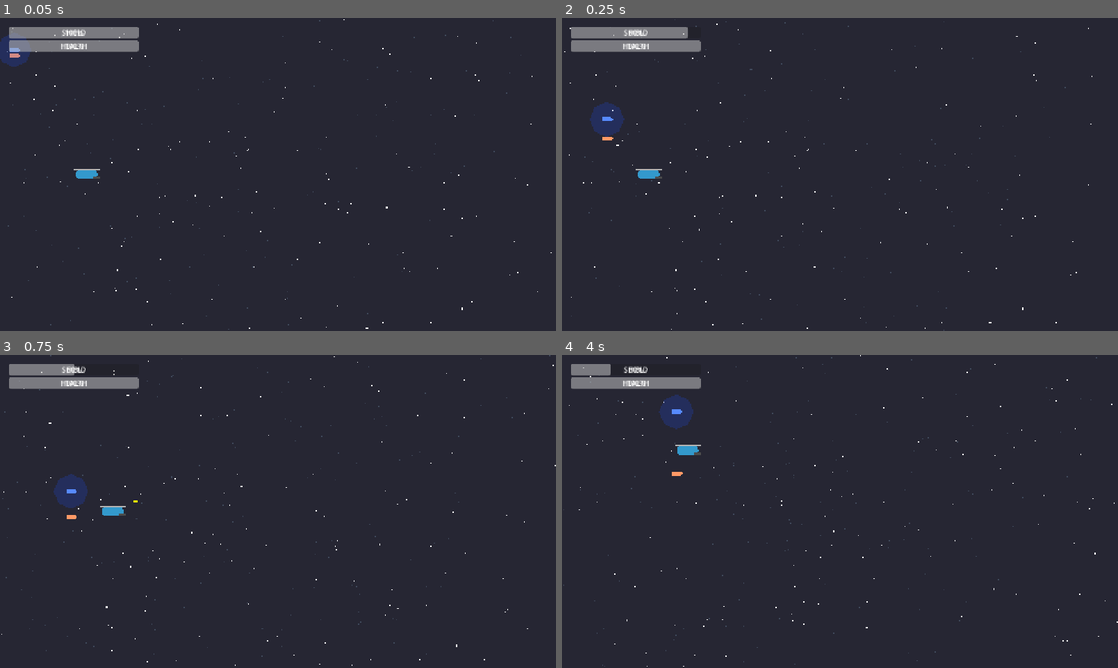
Above: before the commit, frames 1-4 (two rows, left to right).
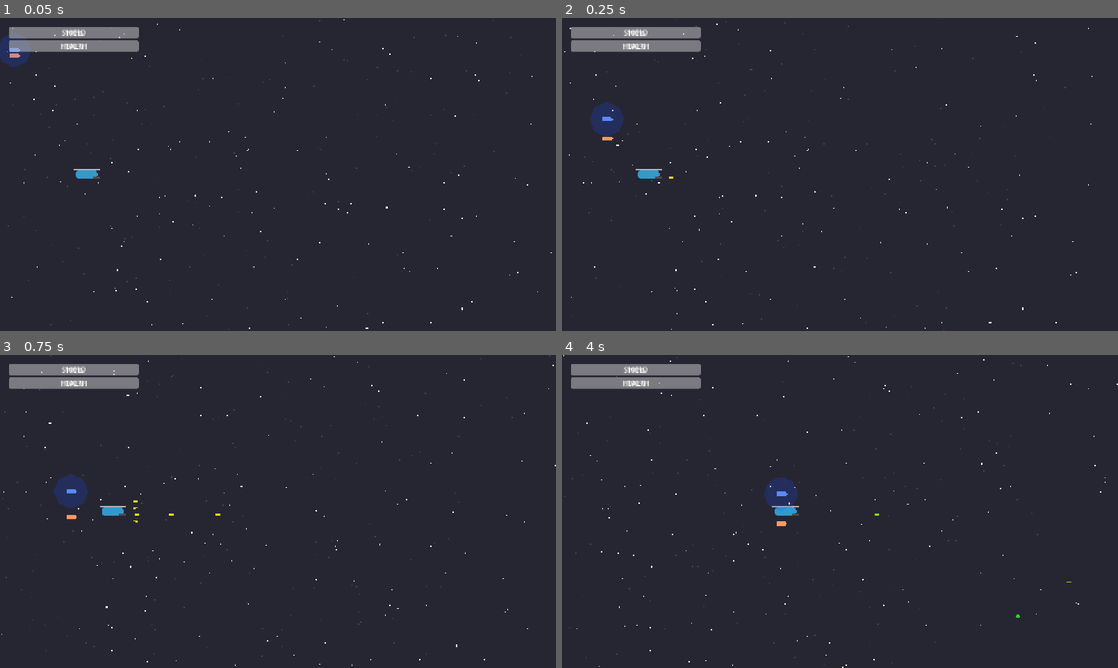
Above: after the commit, the same moments.

Repository: Colbertcn/g1-godot
Game: Godot game, scene res://scenes/main.tscn
The game is run twice, just before and just after one commit, with the same random seed, the same clock (stepped at 60 frames per second) and the same inputs.
Inputs:
- Up to frame 1 (0.05 s): no input
- Up to frame 2 (0.25 s): no input
- Up to frame 3 (0.75 s): tap Enter (ui_accept) at 0.5 s; hold Right (ui_right) from 0.53 s (still down); hold Q (switch_weapon_mode) from 0.53 s (still down)
- Up to frame 4 (4 s): tap Enter (ui_accept) at 0.77, 1.52, 3.02, 3.77 s; release Right (ui_right) at 1.28 s; release Q (switch_weapon_mode) at 1.28 s; hold Down (ui_down) 1.28-2.03 s; tap E (switch_wingman_mode) at 1.35 s; hold Right (ui_right) 2.03-2.78 s; hold F (toggle_fire) 2.03-2.78 s; hold Up (ui_up) 2.78-3.53 s; tap Q (switch_weapon_mode) at 2.85 s; hold Left (ui_left) from 3.53 s (still down); hold E (switch_wingman_mode) from 3.53 s (still down)

Frame 1 is identical in both runs. In frame 2, 0.1% of the frame differs, in the area x 11-25%, y 2-52%; in frame 3, 0.5%; in frame 4, 2.2%, in the area x 0-100%, y 0-100%.

Commit message:
Fix player self-damage and bullet instant disappearance
- Updated `scenes/bullet.tscn` collision mask to exclude Layer 1 (Player), ensuring bullets only hit enemies (Layer 4).
- Added a group check in `scripts/bullet.gd` to ignore collisions with objects in the "player" group as a secondary safeguard.
- Explicitly set `collision_layer = 1` in `scenes/player.tscn` for clarity and correctness.
- These changes resolve the issue where the player would take continuous damage from their own bullets and bullets would disappear immediately upon being fired.

Co-authored-by: Colbertcn <37299510+Colbertcn@users.noreply.github.com>

Diff:
--- a/scenes/bullet.tscn
+++ b/scenes/bullet.tscn
@@ -7,7 +7,7 @@
 
 [node name="Bullet" type="Area2D"]
 collision_layer = 2
-collision_mask = 5
+collision_mask = 4
 script = ExtResource("1")
 
 [node name="Polygon2D" type="Polygon2D" parent="."]
--- a/scenes/player.tscn
+++ b/scenes/player.tscn
@@ -3,6 +3,7 @@
 [ext_resource type="Script" path="res://scripts/player.gd" id="1_player_script"]
 
 [node name="Player" type="CharacterBody2D"]
+collision_layer = 1
 collision_mask = 5
 script = ExtResource("1_player_script")
 
--- a/scripts/bullet.gd
+++ b/scripts/bullet.gd
@@ -20,14 +20,14 @@
 	pierce_count = count
 
 func _on_body_entered(body):
-	if body in hit_objects: return
+	if body in hit_objects or body.is_in_group("player"): return
 	if body.has_method("take_damage"):
 		body.take_damage(damage)
 		hit_objects.append(body)
 		handle_collision()
 
 func _on_area_entered(area):
-	if area in hit_objects: return
+	if area in hit_objects or area.is_in_group("player"): return
 	if area.has_method("take_damage"):
 		area.take_damage(damage)
 		hit_objects.append(area)
